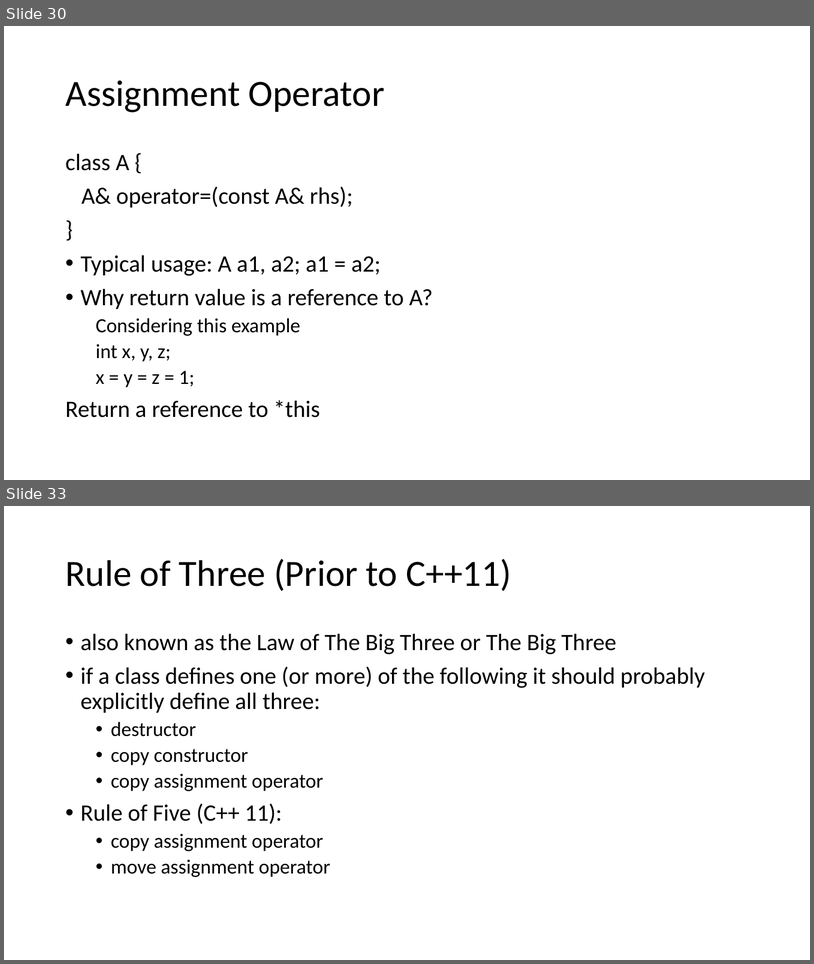
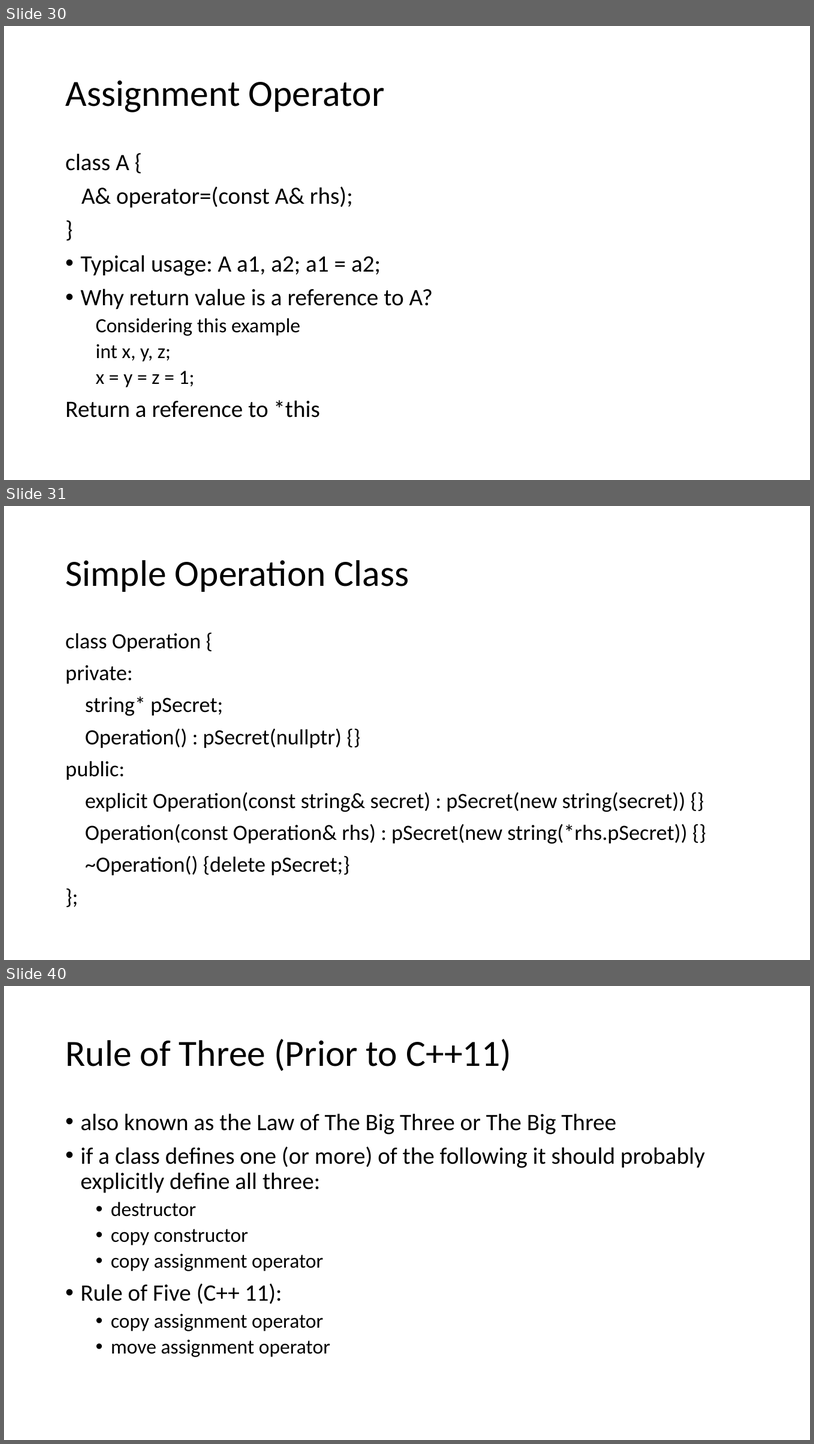
Before and after one commit to winniegy/MyPublic, a slide deck: cppTechniques/C++ Techniques 01.pptx. Shown one above the other, each under a label of ours: slides 30 and 33 before the commit, slides 30, 31 and 40 after it; the slides between them are not shown. The pictures are 814x964 and 814x1444 pixels, drawn with LibreOffice and Linux fonts; fonts in the diff are those of the drawing. Boxes give left, top, right and bottom in pixels: in the first picture for what was removed or moved away, otherwise in the second. Text is boxed around its words. In the diff, an @@ line names an element or a change of style, - is before the commit and + after.

```diff
--- a/cppTechniques/C++ Techniques 01.pptx
+++ b/cppTechniques/C++ Techniques 01.pptx
@@ slide 31 added at [4, 506, 810, 960], background #FFFFFF @@
@@ title added at [65, 560, 410, 592], 44 pt, text #000000 @@
+Simple Operation Class
@@ text added at [65, 633, 687, 875], 25.9 pt, text #000000 @@
+class Operation {
+private:
+string* pSecret;
+Operation() : pSecret(nullptr) {}
+public:
+explicit Operation(const string& secret) : pSecret(new string(secret)) {}
+Operation(const Operation& rhs) : pSecret(new string(*rhs.pSecret)) {}
+~Operation() {delete pSecret;}
+};
@@ what was slide 33 is now slide 40 @@
```
Also in this commit, not shown: 3 slides changed, 8 other slides added, 11 other files.
